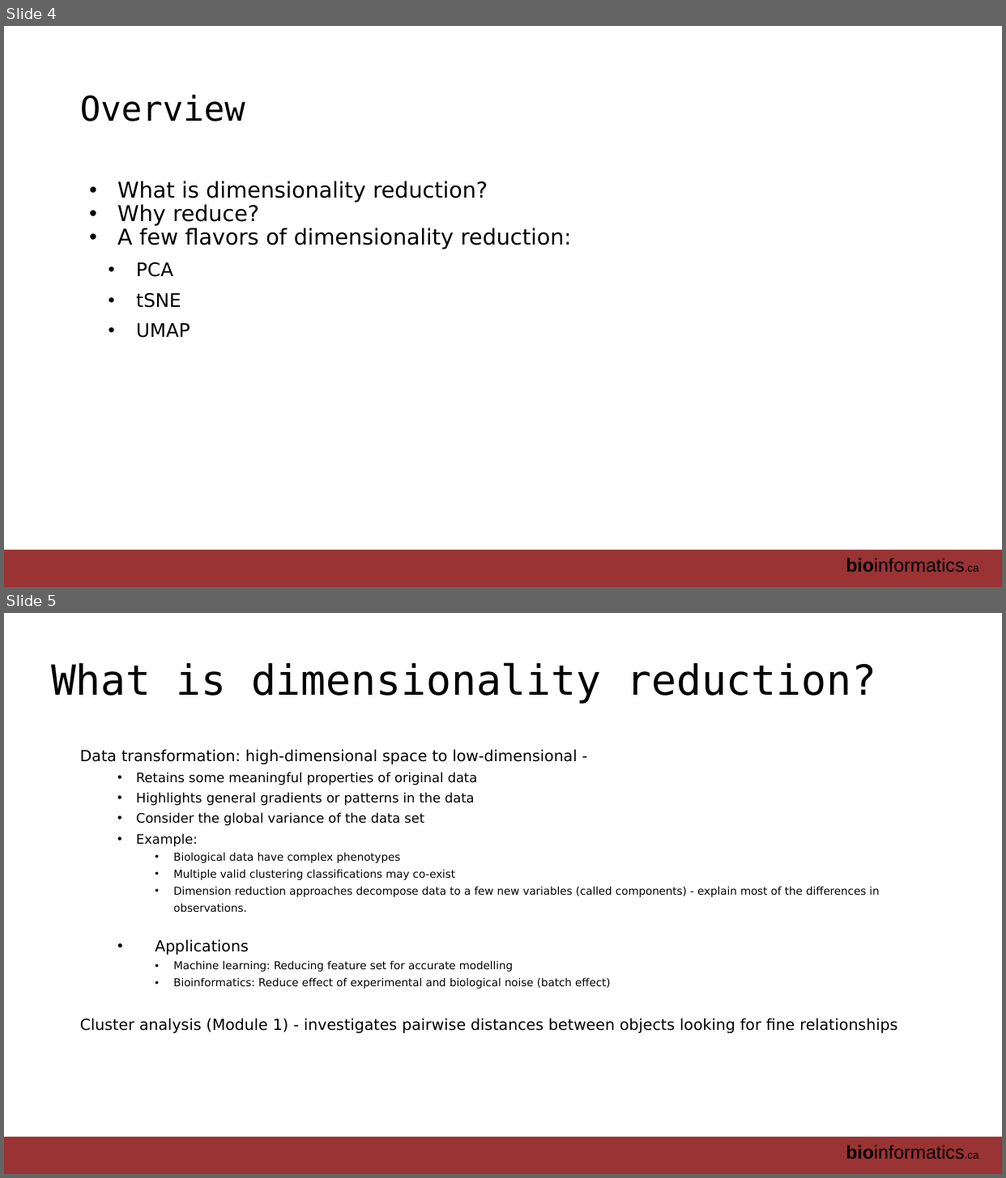
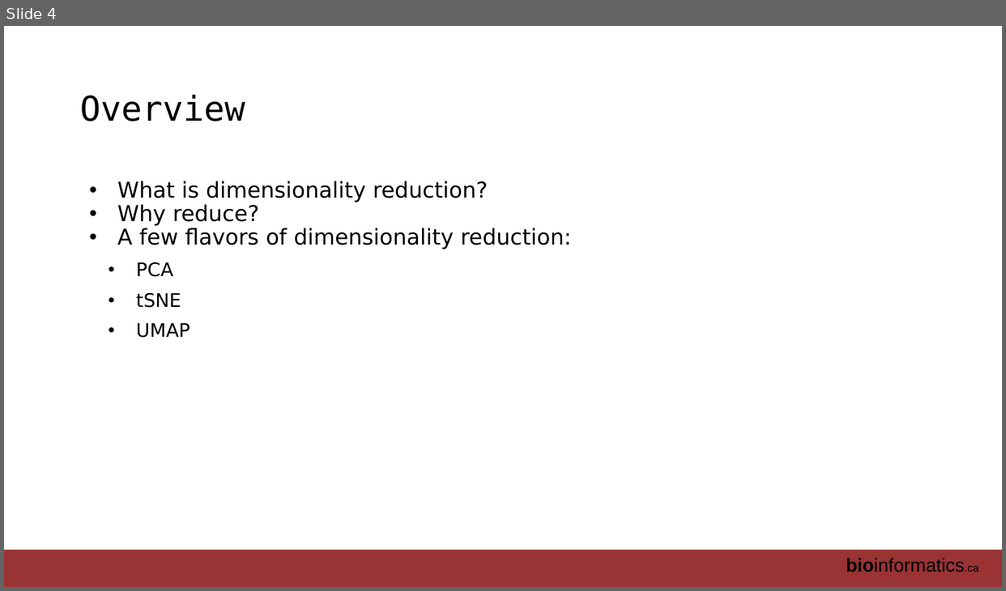
Before and after one commit to RealPaiLab/CBW_AUR2023, a slide deck: book/lectures/AUR_2023_Module2_DimensionReduction.pptx. Shown one above the other, each under a label of ours: slides 4 and 5 before the commit, slide 4 after it. The pictures are 1006x1178 and 1006x591 pixels, drawn with LibreOffice and Linux fonts; fonts in the diff are those of the drawing. Boxes give left, top, right and bottom in pixels: in the first picture for what was removed or moved away, otherwise in the second. Text is boxed around its words. In the diff, an @@ line names an element or a change of style, - is before the commit and + after.

Commit message:
update lecture module 2

```diff
--- a/book/lectures/AUR_2023_Module2_DimensionReduction.pptx
+++ b/book/lectures/AUR_2023_Module2_DimensionReduction.pptx
@@ slide 5 removed at [4, 613, 1002, 1174], background #FFFFFF; not listed: 2 template elements that a slide beside it also shows @@
@@ title removed at [51, 662, 876, 704] @@
-What is dimensionality reduction?
@@ text removed at [80, 749, 897, 1033] @@
-Data transformation: high-dimensional space to low-dimensional -
-  • Retains some meaningful properties of original data
-  • Highlights general gradients or patterns in the data
-  • Consider the global variance of the data set
-  • Example:
-    • Biological data have complex phenotypes
-    • Multiple valid clustering classifications may co-exist
-    • Dimension reduction approaches decompose data to a few new variables (called components) - explain most of the differences in observations.
-    • Applications
-    • Machine learning: Reducing feature set for accurate modelling
-    • Bioinformatics: Reduce effect of experimental and biological noise (batch effect)
-Cluster analysis (Module 1) - investigates pairwise distances between objects looking for fine relationships
```
Also in this commit, not shown: 7 slides changed, 26 slides added, 5 other slides removed.
